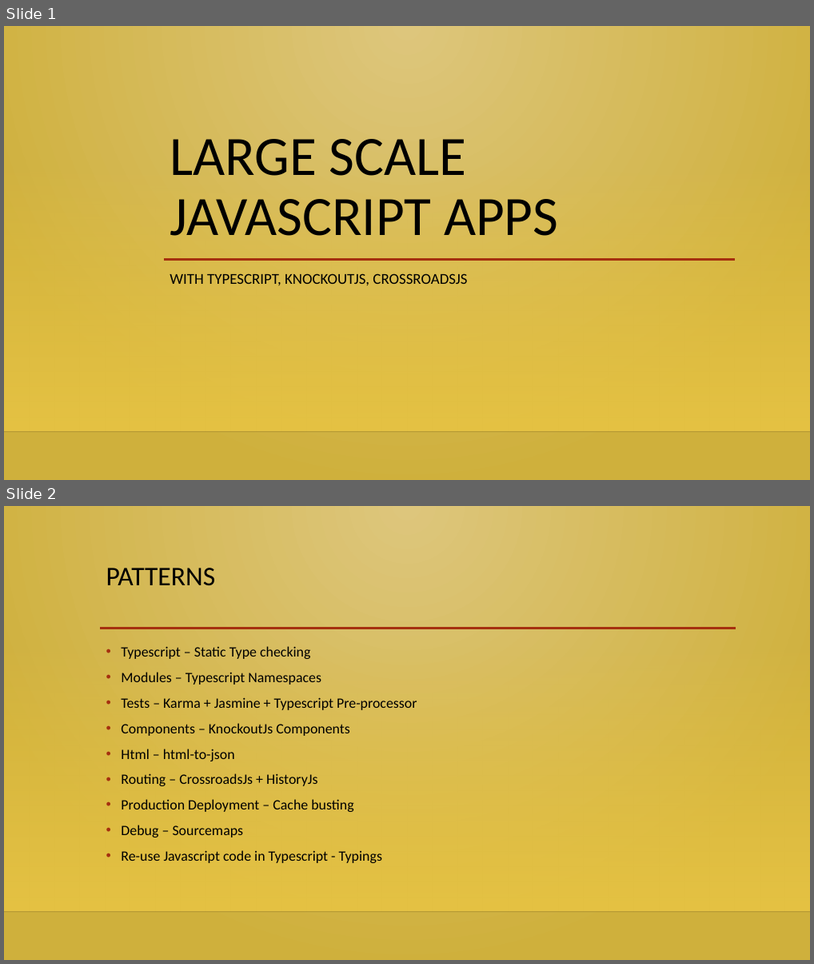
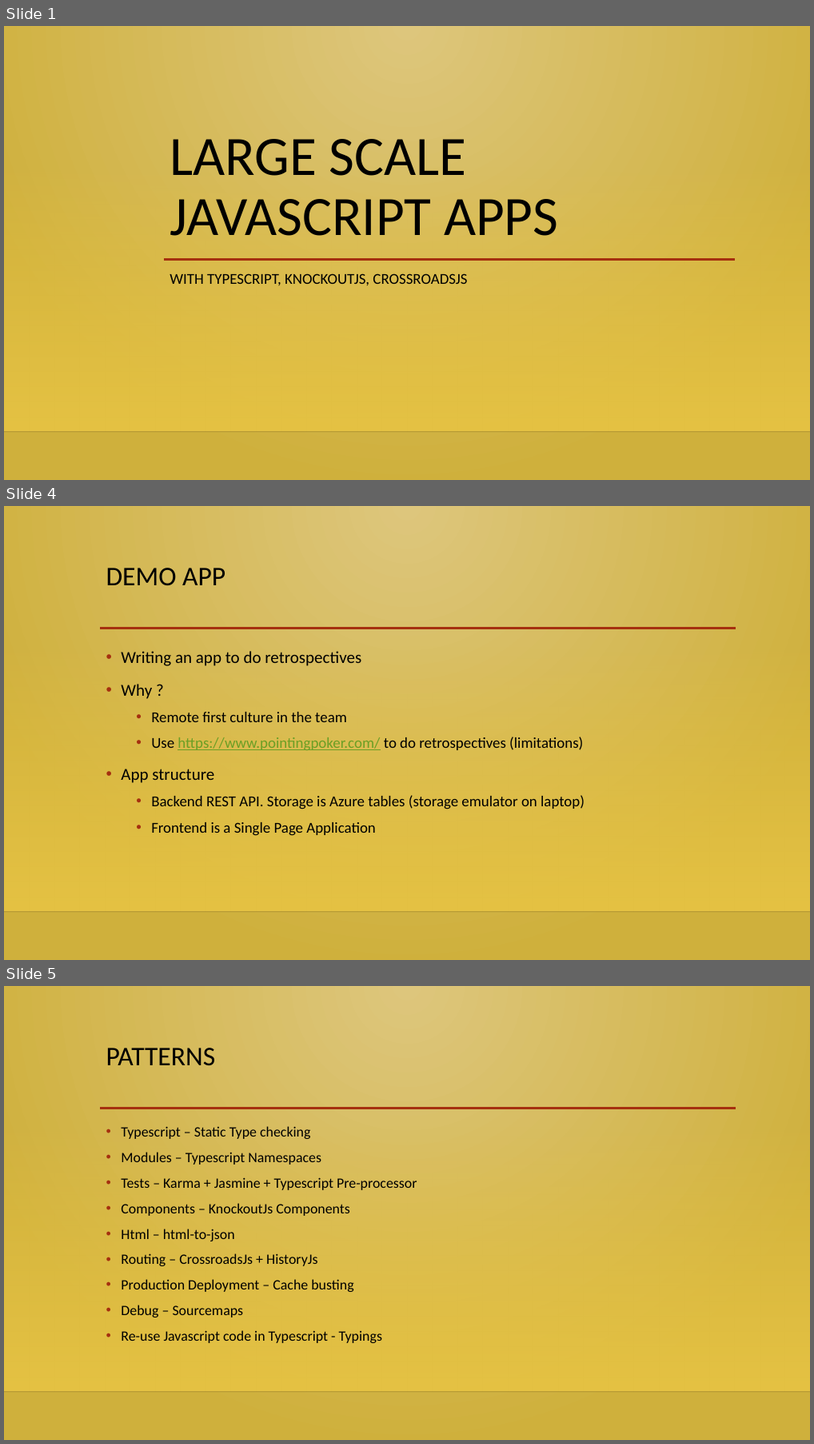
Before and after one commit to gursharan001/LargeJsApps, a slide deck: LargeScaleJavascriptAppsWithTypescriptKnockoutCrossroadsJs.pptx. Shown one above the other, each under a label of ours: slides 1 and 2 before the commit, slides 1, 4 and 5 after it; the slides between them are not shown. The pictures are 814x964 and 814x1444 pixels, drawn with LibreOffice and Linux fonts; fonts in the diff are those of the drawing; background and template pictures are left out. Boxes give left, top, right and bottom in pixels: in the first picture for what was removed or moved away, otherwise in the second. Text is boxed around its words. In the diff, an @@ line names an element or a change of style, - is before the commit and + after.

```diff
--- a/LargeScaleJavascriptAppsWithTypescriptKnockoutCrossroadsJs.pptx
+++ b/LargeScaleJavascriptAppsWithTypescriptKnockoutCrossroadsJs.pptx
@@ slide 4 added at (x1=4, y1=506, x2=810, y2=960), background gradient #DDC67C to #D0B03D; not listed: 3 template elements that a slide beside it also shows @@
@@ title added at (x1=106, y1=568, x2=226, y2=586), 32 pt, text #000000 @@
+DEMO APP
@@ text added at (x1=121, y1=651, x2=585, y2=836), 18 pt, text #000000 @@
+• Writing an app to do retrospectives
+• Why ?
+  • Remote first culture in the team
+  • Use https://www.pointingpoker.com/ to do retrospectives (limitations)
+• App structure
+  • Backend REST API. Storage is Azure tables (storage emulator on laptop)
+  • Frontend is a Single Page Application
@@ what was slide 2 is now slide 5 @@
```
Also in this commit, not shown: 3 slides changed, 1 other slide added, 3 other files.
